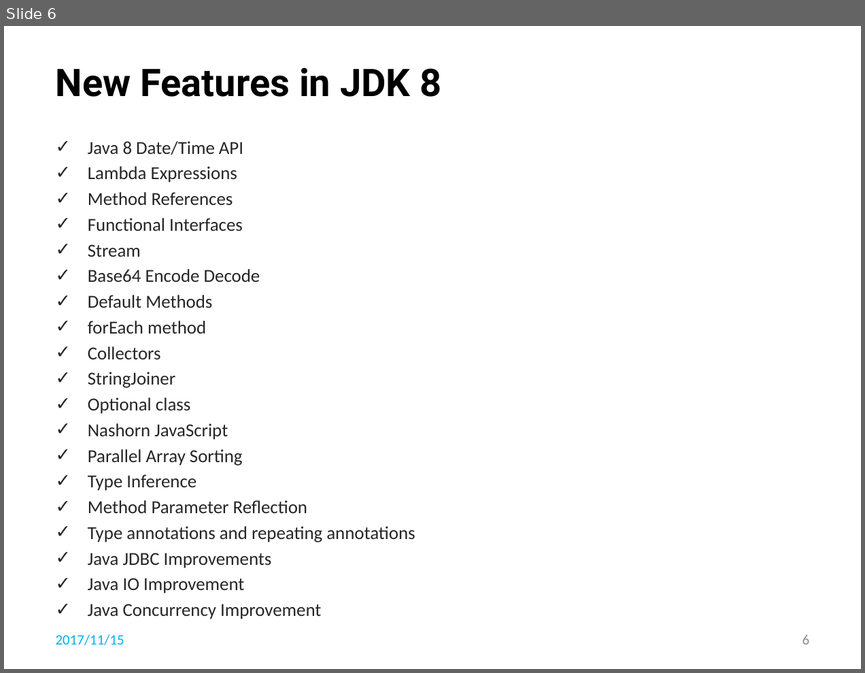
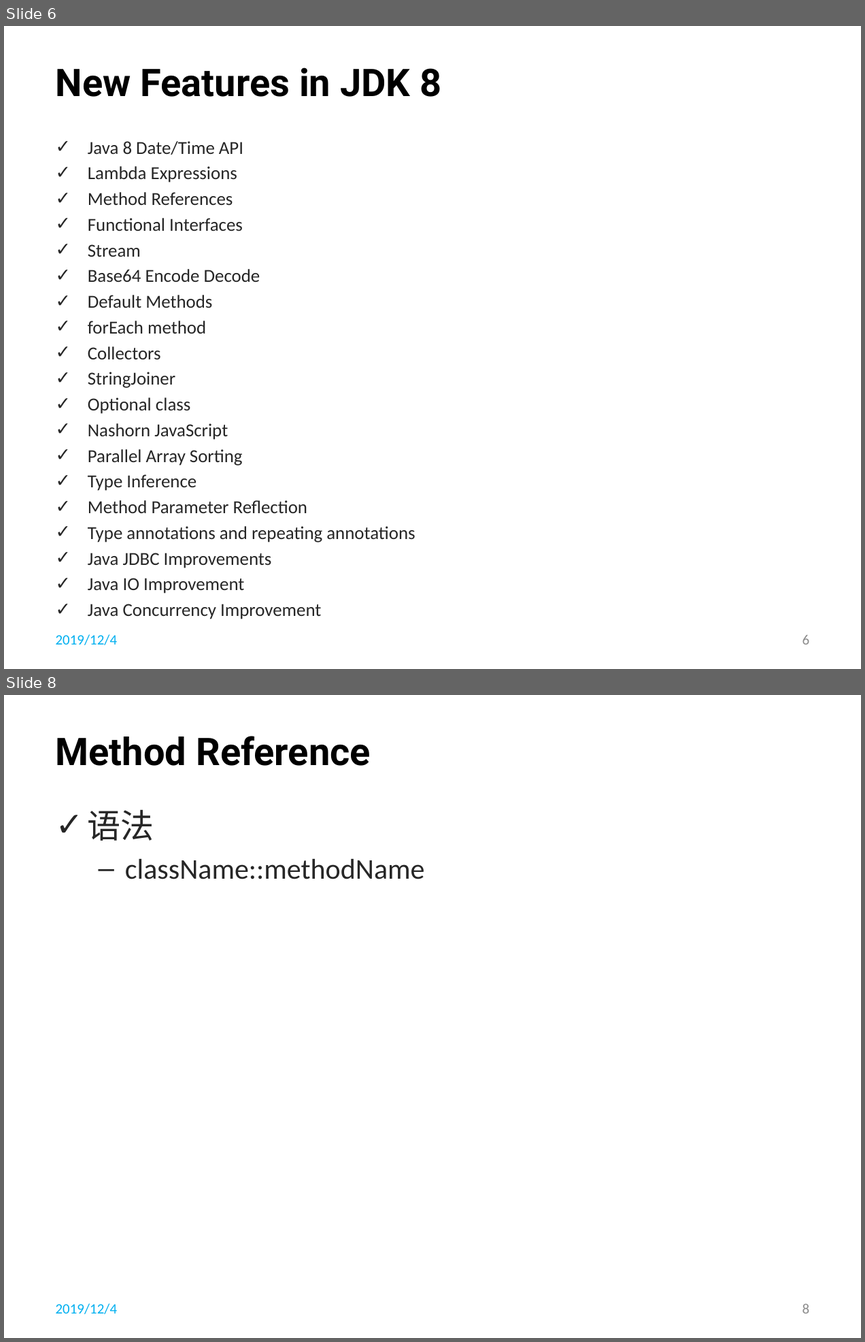
Before and after one commit to li-shengli/selfstudy, a slide deck: PPT/JDK - New Features.pptx. Shown one above the other, each under a label of ours: slide 6 before the commit, slides 6 and 8 after it; the slides between them are not shown. The pictures are 865x673 and 865x1342 pixels, drawn with LibreOffice and Linux fonts; fonts in the diff are those of the drawing; background and template pictures are left out. Boxes give left, top, right and bottom in pixels: in the first picture for what was removed or moved away, otherwise in the second. Text is boxed around its words. In the diff, an @@ line names an element or a change of style, - is before the commit and + after.

```diff
--- a/PPT/JDK - New Features.pptx
+++ b/PPT/JDK - New Features.pptx
@@ slide 8 added at (4, 695, 861, 1338), background picture (left out) @@
@@ title added at (56, 736, 371, 766), 32 pt, text #000000, bold @@
+Method Reference
@@ text added at (88, 810, 425, 879), 24 pt, text #262626 @@
+✓ 语法
+  – className::methodName
@@ text added at (56, 1303, 118, 1314), 12 pt, text #00B0F0 @@
+2019/12/4
@@ page number added at (802, 1304, 810, 1313), 12 pt, text #8C8C8C @@
+8
@@ slide 6 changed as well @@
@@ text at (56, 634, 118, 645): text changed @@
-2017/11/15
+2019/12/4
```
Also in this commit, not shown: 7 other slides changed, 1 other slide added, 1 other file.
